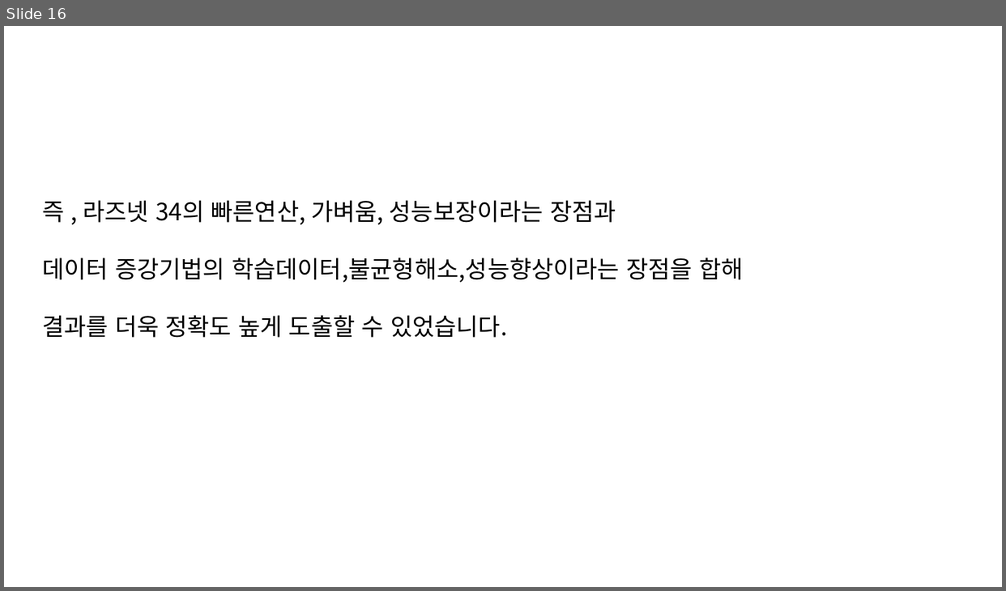
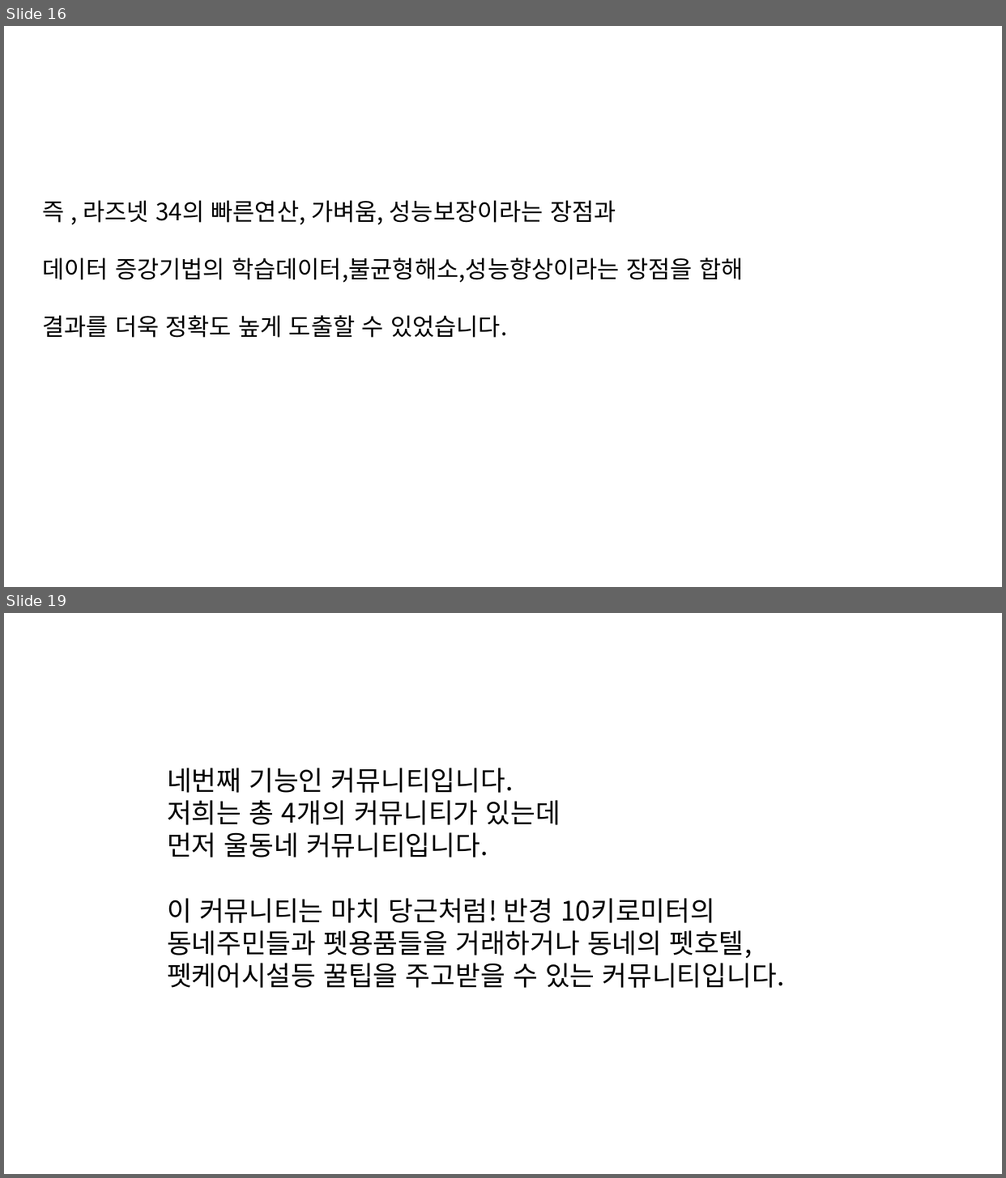
Before and after one commit to dino889/CuteCatDog, a slide deck: Document/최종 발표대본.pptx. Shown one above the other, each under a label of ours: slide 16 before the commit, slides 16 and 19 after it; the slides between them are not shown. The pictures are 1006x591 and 1006x1178 pixels, drawn with LibreOffice and Linux fonts; fonts in the diff are those of the drawing. Boxes give left, top, right and bottom in pixels: in the first picture for what was removed or moved away, otherwise in the second. Text is boxed around its words. In the diff, an @@ line names an element or a change of style, - is before the commit and + after.

```diff
--- a/Document/최종 발표대본.pptx
+++ b/Document/최종 발표대본.pptx
@@ slide 19 added at (4,613,1002,1174), background #FFFFFF @@
@@ text added at (167,768,785,988), 26 pt, text #000000 @@
+네번째 기능인 커뮤니티입니다.
+저희는 총 4개의 커뮤니티가 있는데
+먼저 울동네 커뮤니티입니다.
+이 커뮤니티는 마치 당근처럼! 반경 10키로미터의 동네주민들과 펫용품들을 거래하거나 동네의 펫호텔, 펫케어시설등 꿀팁을 주고받을 수 있는 커뮤니티입니다.
```
Also in this commit, not shown: 9 other slides added, 1 slide removed.
